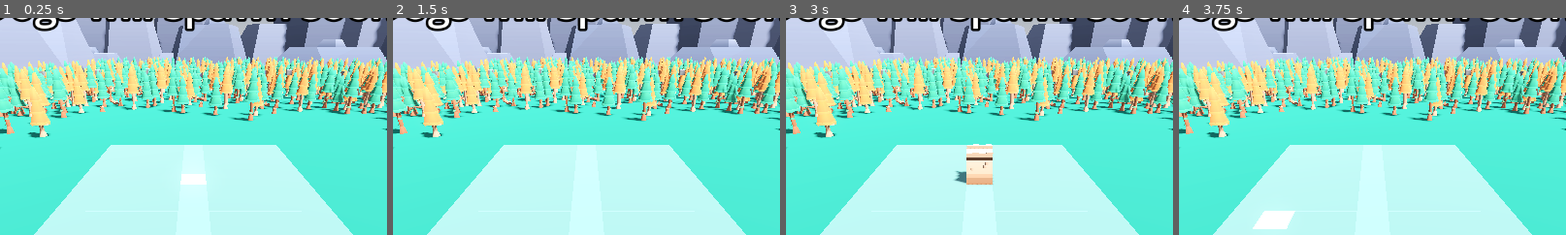
Above: before the commit, frames 1-4 (left to right).
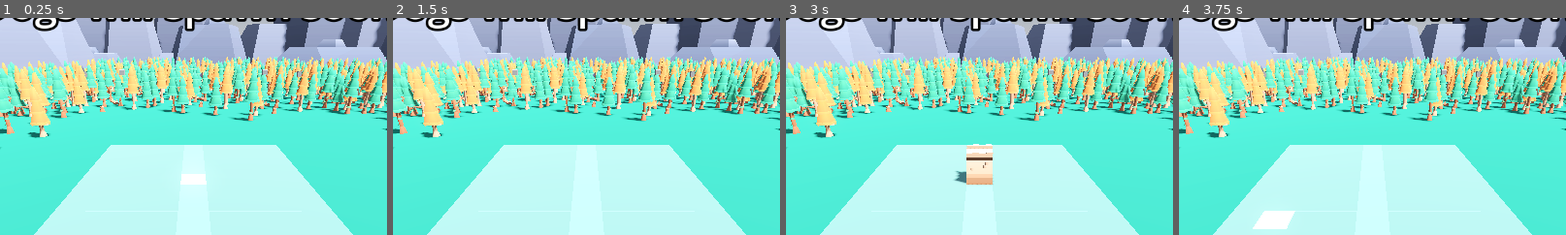
Above: after the commit, the same moments.

Repository: BattuKhann/CatDefense
Game: Godot game, scene res://Scenes/main_scene.tscn
Two runs of this game, one before a commit and one after it. Both use one fixed random seed, a clock stepped at 60 frames per second and the inputs below.
Inputs (mouse positions are % of the whole screen's width and height, from its top left):
- Up to frame 1 (0.25 s): no input
- Up to frame 2 (1.5 s): click (50, 91) at 0.5 s; tap Enter (ui_accept) at 1.25 s; move the mouse to (72, 45) at 1.27 s; hold Right (ui_right) from 1.28 s (still down); click (72, 45) at 1.42 s
- Up to frame 3 (3 s): tap Enter (ui_accept) at 1.52, 2, 2.75 s; release Right (ui_right) at 2 s; drag from (30, 55) to (45, 70) at 2.02 s; move the mouse to (60, 28) at 2.77 s; hold Right (ui_right) from 2.78 s (still down)
- Up to frame 4 (3.75 s): release Right (ui_right) at 3.5 s; tap Enter (ui_accept) at 3.5 s; drag from (45, 70) to (20, 35) at 3.52 s
The pictures show only the part of the screen within x 25-75%, y 13-63%; the shares and areas given below are measured in that part.

The runs differ from the first frame. In frame 1, 0.3% of the frame differs, in the area x 10-91%, y 23-38%; in frame 2, 0.3%; in frame 3, 0.3%; in frame 4, 0.3%.

Commit message:
update spawner positions

Diff:
--- a/Scenes/random_dog_spawner.tscn
+++ b/Scenes/random_dog_spawner.tscn
@@ -8,14 +8,14 @@
 script = ExtResource("1_rhfuf")
 
 [node name="Spawn1" type="Node3D" parent="."]
-transform = Transform3D(1, 0, 0, 0, 1, 0, 0, 0, 1, -1, 0, -1)
+transform = Transform3D(1, 0, 0, 0, 1, 0, 0, 0, 1, -0.497459, 0, -1)
 
 [node name="MeshInstance3D" type="MeshInstance3D" parent="Spawn1"]
 transform = Transform3D(0.1, 0, 0, 0, 0.1, 0, 0, 0, 0.1, 0, 0, 0)
 mesh = SubResource("BoxMesh_8u7h7")
 
 [node name="Spawn2" type="Node3D" parent="."]
-transform = Transform3D(1, 0, 0, 0, 1, 0, 0, 0, 1, 1, 0, -1)
+transform = Transform3D(1, 0, 0, 0, 1, 0, 0, 0, 1, 0.495455, 0, -1)
 
 [node name="MeshInstance3D2" type="MeshInstance3D" parent="Spawn2"]
 transform = Transform3D(0.1, 0, 0, 0, 0.1, 0, 0, 0, 0.1, 0, 0, 0)
@@ -23,7 +23,7 @@
 skeleton = NodePath("../../Spawn1")
 
 [node name="Spawn3" type="Node3D" parent="."]
-transform = Transform3D(1, 0, 0, 0, 1, 0, 0, 0, 1, -2, 0, -0.674909)
+transform = Transform3D(1, 0, 0, 0, 1, 0, 0, 0, 1, -1.49746, 0, -0.674909)
 
 [node name="MeshInstance3D3" type="MeshInstance3D" parent="Spawn3"]
 transform = Transform3D(0.1, 0, 0, 0, 0.1, 0, 0, 0, 0.1, 0, 0, 0)
@@ -31,7 +31,7 @@
 skeleton = NodePath("../../Spawn1")
 
 [node name="Spawn4" type="Node3D" parent="."]
-transform = Transform3D(1, 0, 0, 0, 1, 0, 0, 0, 1, 2, 0, -0.674909)
+transform = Transform3D(1, 0, 0, 0, 1, 0, 0, 0, 1, 1.49545, 0, -0.674909)
 
 [node name="MeshInstance3D4" type="MeshInstance3D" parent="Spawn4"]
 transform = Transform3D(0.1, 0, 0, 0, 0.1, 0, 0, 0, 0.1, 0, 0, 0)
@@ -39,7 +39,7 @@
 skeleton = NodePath("../../Spawn1")
 
 [node name="Spawn5" type="Node3D" parent="."]
-transform = Transform3D(1, 0, 0, 0, 1, 0, 0, 0, 1, -3, 0, -0.311793)
+transform = Transform3D(1, 0, 0, 0, 1, 0, 0, 0, 1, -2.13914, 0, -0.311793)
 
 [node name="MeshInstance3D5" type="MeshInstance3D" parent="Spawn5"]
 transform = Transform3D(0.1, 0, 0, 0, 0.1, 0, 0, 0, 0.1, 0, 0, 0)
@@ -47,7 +47,7 @@
 skeleton = NodePath("../../Spawn1")
 
 [node name="Spawn6" type="Node3D" parent="."]
-transform = Transform3D(1, 0, 0, 0, 1, 0, 0, 0, 1, 3, 0, -0.311793)
+transform = Transform3D(1, 0, 0, 0, 1, 0, 0, 0, 1, 2.1029, 0, -0.311793)
 
 [node name="MeshInstance3D6" type="MeshInstance3D" parent="Spawn6"]
 transform = Transform3D(0.1, 0, 0, 0, 0.1, 0, 0, 0, 0.1, 0, 0, 0)
